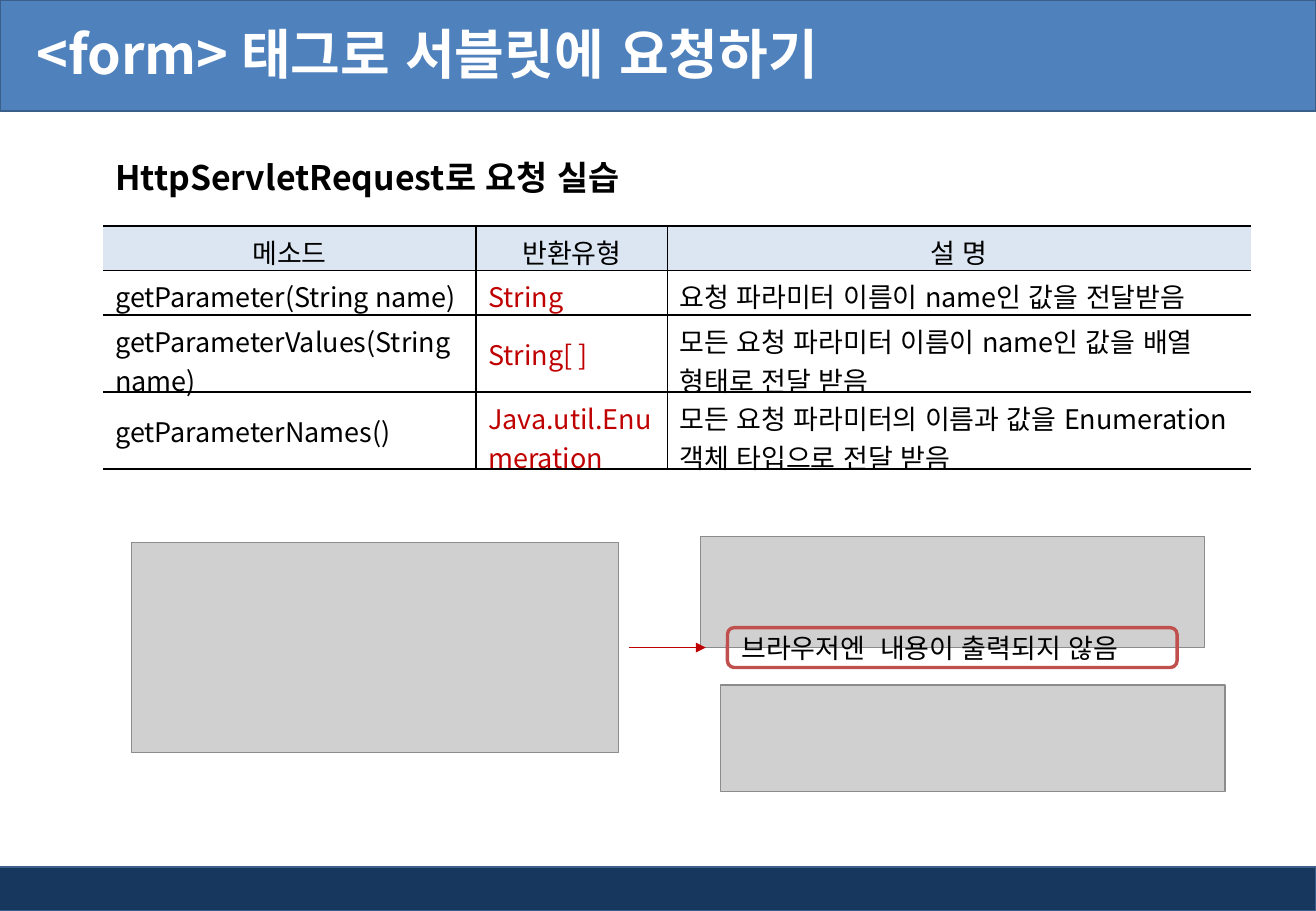
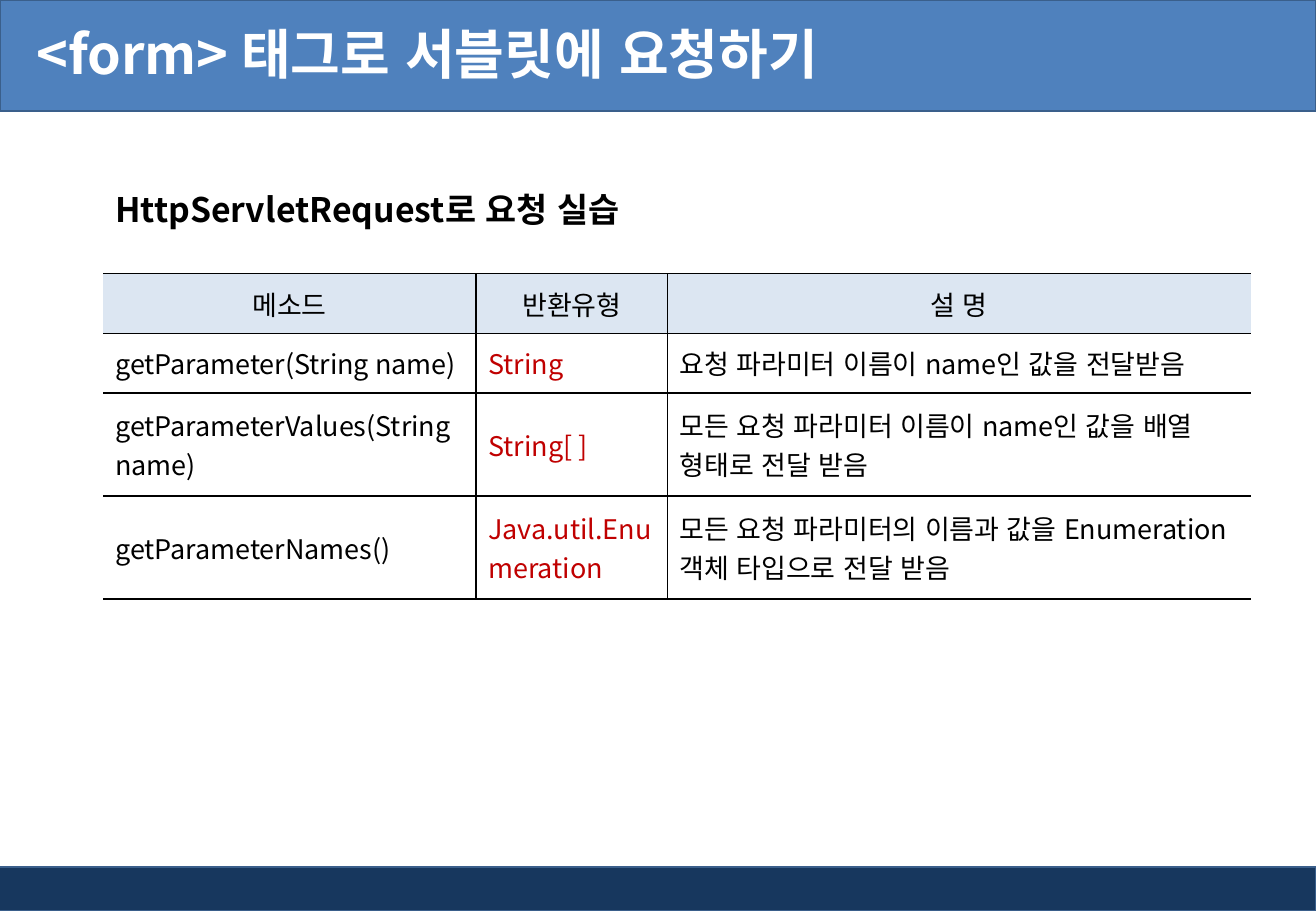
Before and after one commit to pshho/ngreen_project, a slide deck: slide 20 of jspWorks/자료/jsp_ppt/4장. jsp 서블릿 API.pptx. Drawn at 1316x911 pixels with LibreOffice and Linux fonts; fonts in the diff are those of the drawing; grey boxes stand for pictures; background and template pictures are left out. Boxes give left, top, right and bottom in pixels: in the first picture for what was removed or moved away, otherwise in the second. Text is boxed around its words. In the diff, an @@ line names an element or a change of style, - is before the commit and + after.

```diff
--- a/jspWorks/자료/jsp_ppt/4장. jsp 서블릿 API.pptx
+++ b/jspWorks/자료/jsp_ppt/4장. jsp 서블릿 API.pptx
@@ text "HttpServletRequest로 요청 실습": place and size @@
-text "HttpServletRequest로 요청 실습" at box(115, 161, 619, 198)
+text "HttpServletRequest로 요청 실습" at box(115, 193, 619, 230)
@@ table: place and size @@
-table at box(103, 226, 1250, 474)
+table at box(103, 273, 1250, 599)
@@ picture removed at box(700, 536, 1204, 648) @@
@@ picture removed at box(132, 542, 620, 752) @@
@@ rounded rectangle removed at box(728, 628, 1177, 668) @@
-브라우저엔 내용이 출력되지 않음
@@ arrow removed from (629, 648) to (706, 648) @@
@@ picture removed at box(721, 685, 1225, 792) @@
```
Also in this commit, not shown: 10 other slides changed, 1 slide added, 24 other files.
